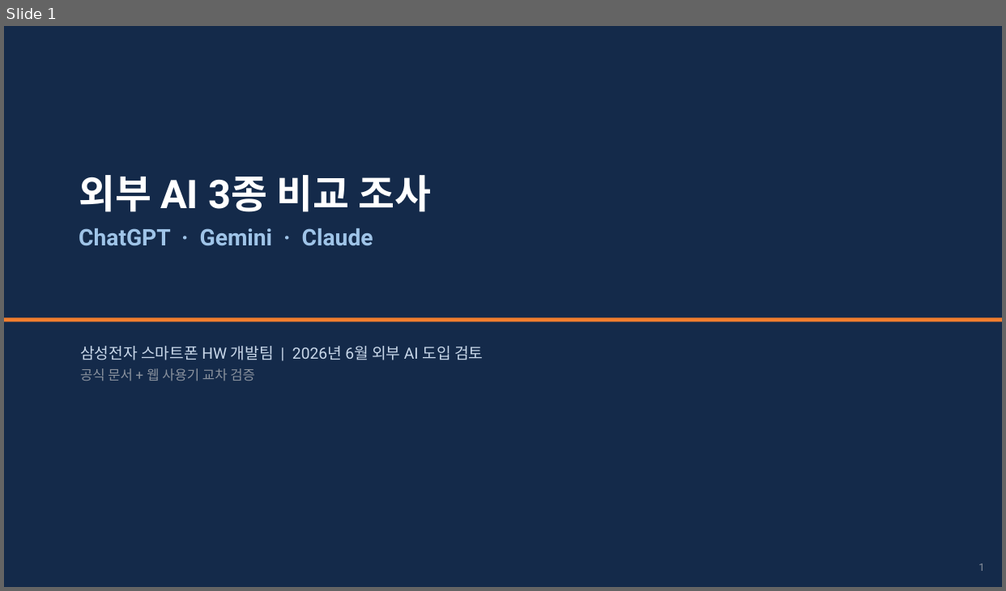
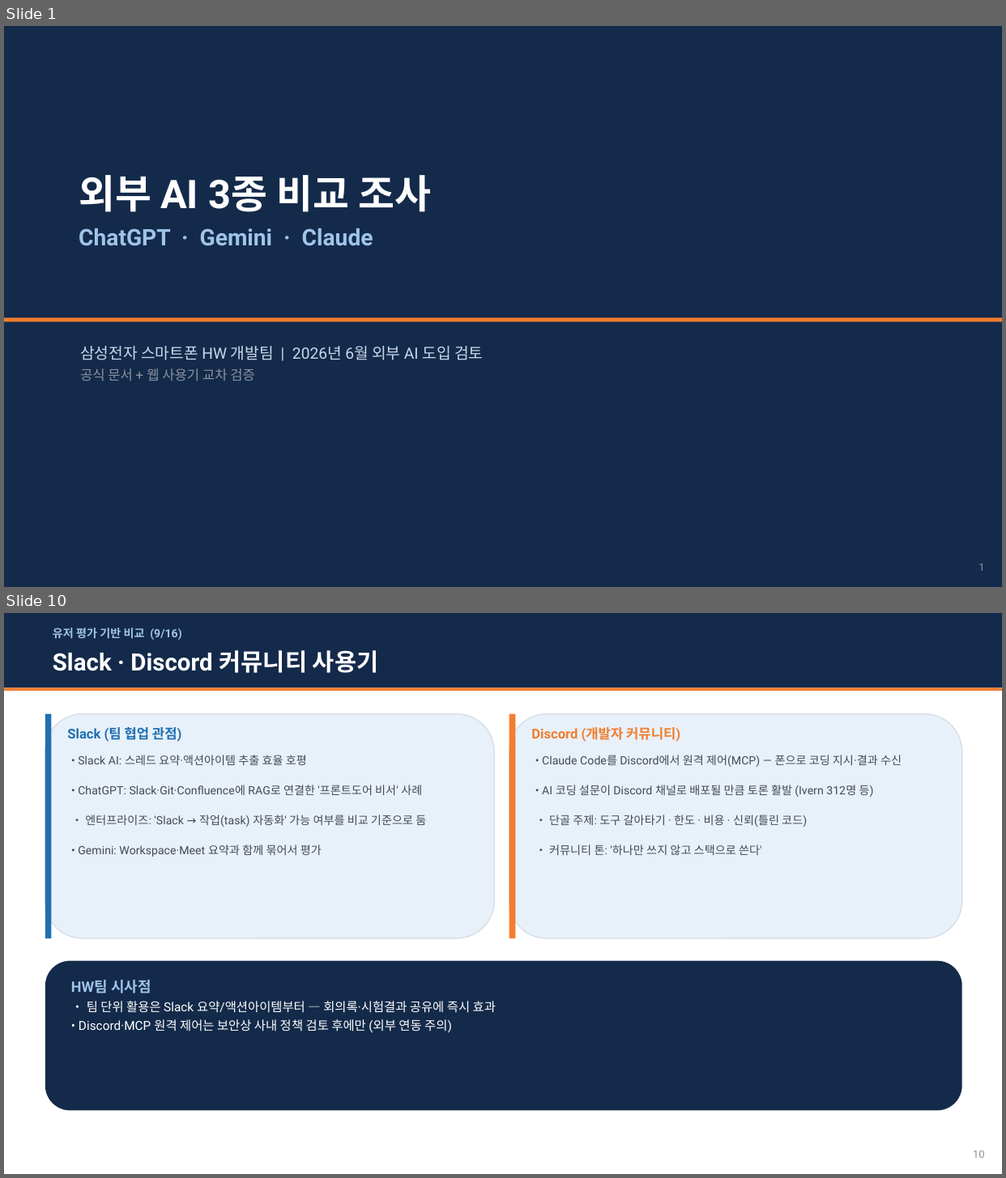
Before and after one commit to whaleonbush/poc, a slide deck: 외부AI_3종_비교조사.pptx. Shown one above the other, each under a label of ours: slide 1 before the commit, slides 1 and 10 after it; the slides between them are not shown. The pictures are 1006x591 and 1006x1178 pixels, drawn with LibreOffice and Linux fonts; fonts in the diff are those of the drawing. Boxes give left, top, right and bottom in pixels: in the first picture for what was removed or moved away, otherwise in the second. Text is boxed around its words. In the diff, an @@ line names an element or a change of style, - is before the commit and + after.

```diff
--- a/외부AI_3종_비교조사.pptx
+++ b/외부AI_3종_비교조사.pptx
@@ slide 10 added at bbox=[4, 613, 1002, 1174], background #FFFFFF @@
@@ rectangle added at bbox=[4, 613, 1002, 688], fill #142A4A @@
@@ text added at bbox=[53, 628, 182, 640], 11 pt, text #9FC4E8, bold @@
+유저 평가 기반 비교 (9/16)
@@ text added at bbox=[53, 650, 378, 673], 23 pt, text #FFFFFF, bold @@
+Slack · Discord 커뮤니티 사용기
@@ rectangle added at bbox=[4, 688, 1002, 691], fill #F27E2E @@
@@ rounded rectangle added at bbox=[45, 714, 494, 939], fill #E8F1FA, outline #D5DDE6 1 pt @@
@@ rectangle added at bbox=[45, 714, 51, 939], fill #1F6FB2 @@
@@ text added at bbox=[67, 727, 181, 742], 13 pt, text #1F6FB2, bold @@
+Slack (팀 협업 관점)
@@ rounded rectangle added at bbox=[509, 714, 962, 939], fill #E8F1FA, outline #D5DDE6 1 pt @@
@@ rectangle added at bbox=[509, 714, 515, 939], fill #F27E2E @@
@@ text added at bbox=[531, 727, 680, 742], 13 pt, text #F27E2E, bold @@
+Discord (개발자 커뮤니티)
@@ text added at bbox=[78, 755, 307, 765], 11 pt, text #444A55 @@
+• Slack AI: 스레드 요약·액션아이템 추출 효율 호평
@@ text added at bbox=[542, 755, 901, 767], 11 pt, text #444A55 @@
+• Claude Code를 Discord에서 원격 제어(MCP) — 폰으로 코딩 지시·결과 수신
@@ text added at bbox=[78, 785, 422, 795], 11 pt, text #444A55 @@
+• ChatGPT: Slack·Git·Confluence에 RAG로 연결한 '프론트도어 비서' 사례
@@ text added at bbox=[542, 785, 874, 797], 11 pt, text #444A55 @@
+• AI 코딩 설문이 Discord 채널로 배포될 만큼 토론 활발 (Ivern 312명 등)
@@ text added at bbox=[85, 815, 426, 827], 11 pt, text #444A55 @@
+• 엔터프라이즈: 'Slack → 작업(task) 자동화' 가능 여부를 비교 기준으로 둠
@@ text added at bbox=[549, 815, 807, 827], 11 pt, text #444A55 @@
+• 단골 주제: 도구 갈아타기 · 한도 · 비용 · 신뢰(틀린 코드)
@@ text added at bbox=[78, 845, 322, 857], 11 pt, text #444A55 @@
+• Gemini: Workspace·Meet 요약과 함께 묶어서 평가
@@ text added at bbox=[549, 845, 762, 855], 11 pt, text #444A55 @@
+• 커뮤니티 톤: '하나만 쓰지 않고 스택으로 쓴다'
@@ rounded rectangle added at bbox=[45, 961, 962, 1111], fill #142A4A @@
@@ text added at bbox=[71, 980, 496, 1033], 12 pt, text #FFFFFF @@
+HW팀 시사점
+• 팀 단위 활용은 Slack 요약/액션아이템부터 — 회의록·시험결과 공유에 즉시 효과
+• Discord·MCP 원격 제어는 보안상 사내 정책 검토 후에만 (외부 연동 주의)
@@ text added at bbox=[973, 1151, 984, 1158], 10 pt, text #8A929E @@
+10
```
Also in this commit, not shown: 13 slides changed, 2 other slides added, 2 other files.
